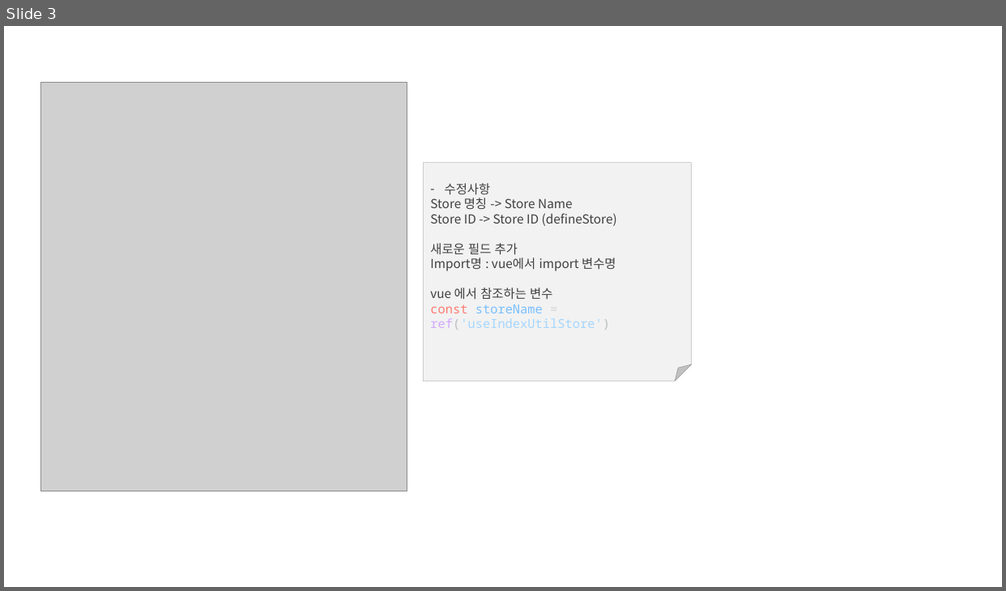
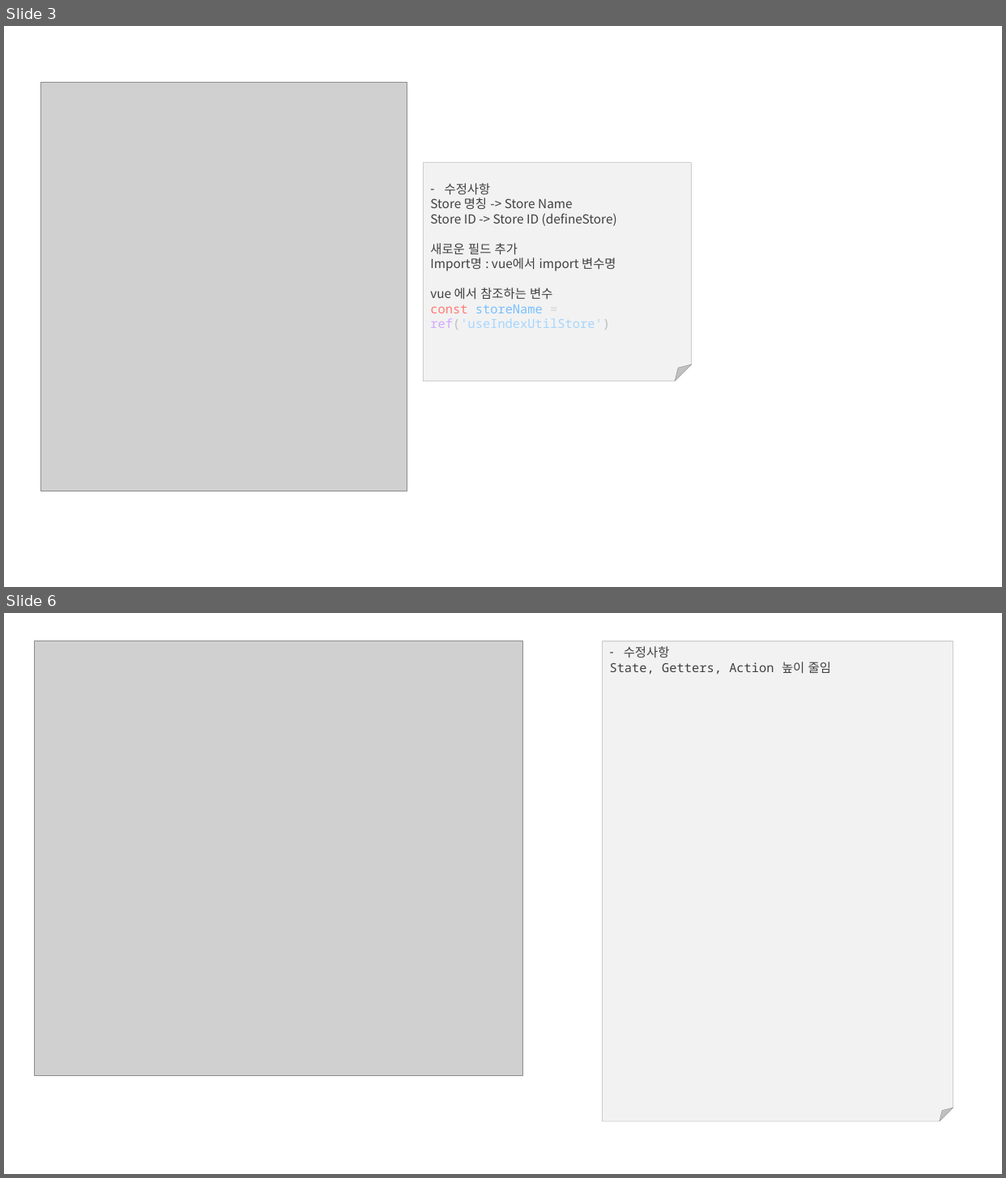
Before and after one commit to ncsysmaster/quasar-ui-tool, a slide deck: examples/Store화면 참조.pptx. Shown one above the other, each under a label of ours: slide 3 before the commit, slides 3 and 6 after it; the slides between them are not shown. The pictures are 1006x591 and 1006x1178 pixels, drawn with LibreOffice and Linux fonts; fonts in the diff are those of the drawing; grey boxes stand for pictures. Boxes give left, top, right and bottom in pixels: in the first picture for what was removed or moved away, otherwise in the second. Text is boxed around its words. In the diff, an @@ line names an element or a change of style, - is before the commit and + after.

```diff
--- a/examples/Store화면 참조.pptx
+++ b/examples/Store화면 참조.pptx
@@ slide 6 added at [4,613,1002,1174], background #FFFFFF @@
@@ picture added at [34,641,522,1076] @@
@@ folded corner added at [602,641,953,1122], fill #F2F2F2, outline #808080 0.25 pt, 12 pt, text #404040 @@
+– 수정사항
+State, Getters, Action 높이 줄임
```
Also in this commit, not shown: 4 other slides added, 17 other files.
